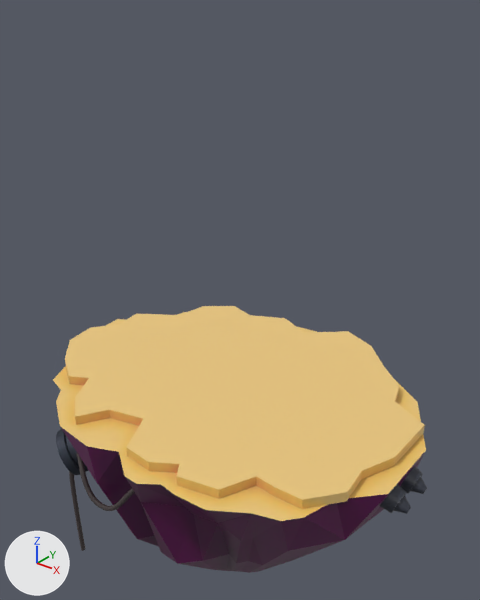
The glTF model client/public/models/cyberpunk-bar-3.glb as it was, and as the next commit left it.
Before and after are seen from a camera (50 mm lens) standing at (1.34, -1.66, 1.31) and looking at (-0.09, 0.12, 0.21). The axes (+X, +Y, +Z) are drawn at lower left. The lights are the same throughout. The picture after the commit comes second. Where no turn or scale is listed for an object, it has been applied to the vertices.
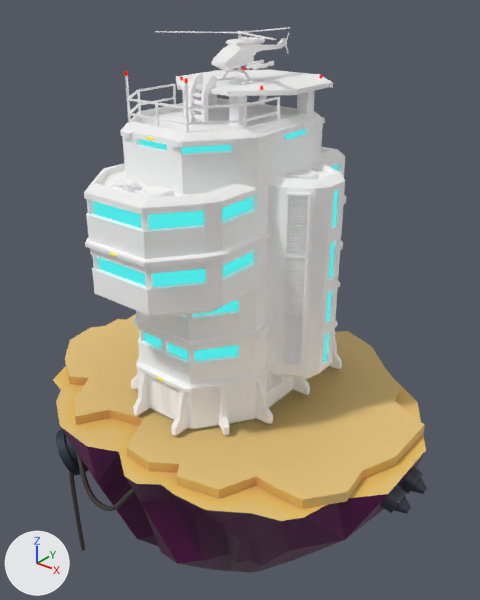
The newer file is also turned or shifted as a whole; pictures and numbers use the older file's frame.

What differs and where, as boxes (x1, y1, x2, y2) in the pictures (480 x 600 px):
'Cube.060', added: after (84, 67, 346, 436)
    faces in mat_high_building_2: (84, 70, 346, 436)
    faces in mat_high_building_2_light: (93, 67, 338, 381)
'Cube.038', added: after (155, 27, 290, 85)

The change, as a diff of the scene's bpy script:
```diff
--- a/client/public/models/cyberpunk-bar-3.glb.py
+++ b/client/public/models/cyberpunk-bar-3.glb.py
@@ img_high_building_2_light @@
+img_high_building_2_light = load_image('High building_2_light', '_unpacked/High_building_2_light', 512, 512, 'sRGB')
@@ mat_helicopter_military @@
+mat_helicopter_military = principled_material('Helicopter military')
+mat_helicopter_military.base_color = (1.0, 1.0, 1.0)  # white #ffffff
+mat_helicopter_military.metallic = 1.0
+mat_helicopter_military.roughness = 1.0
@@ mat_high_building_2 @@
+mat_high_building_2 = bpy.data.materials.new('High building_2_')
+mat_high_building_2.use_nodes = True; mat_high_building_2.node_tree.nodes.clear()
+_N = mat_high_building_2.node_tree.nodes; _L = mat_high_building_2.node_tree.links
+n0 = _N.new('ShaderNodeBsdfPrincipled'); n0.name = 'Principled BSDF'
+n0.inputs[1].default_value = 1.0  # 'Metallic'
+n0.inputs[2].default_value = 1.0  # 'Roughness'
+n1 = _N.new('ShaderNodeOutputMaterial'); n1.name = 'Material Output'
+n2 = _N.new('ShaderNodeVertexColor'); n2.name = 'Color Attribute'
+_L.new(n0.outputs[0], n1.inputs[0])  # 'BSDF' to 'Surface'
+_L.new(n2.outputs[0], n0.inputs[0])  # 'Color' to 'Base Color'
@@ mat_high_building_2_light @@
+mat_high_building_2_light = bpy.data.materials.new('High building_2_light')
+# colours: black #000000, mixed with the vertex colours
+# uses the picture img_high_building_2_light
@@ me_cube_007 @@
+me_cube_007.from_pydata(...)  # 1545 vertices, 3015 faces; spans x -0.239..0.244, y -0.165..0.261, z -0.007..0.144
+me_cube_007.materials.append(mat_helicopter_military)  # white #ffffff
@@ me_cube_111 @@
+me_cube_111.from_pydata(...)  # 5062 vertices, 6011 faces; spans x -0.415..0.415, y -0.603..0.354, z -0.001..1.155
+# faces by material slot: [5839, 172]
+me_cube_111.materials.append(mat_high_building_2)
+me_cube_111.materials.append(mat_high_building_2_light)
@@ ob_cube_038 @@
+ob_cube_038 = bpy.data.objects.new('Cube.038', me_cube_007)
+ob_cube_038.location = (-0.089, 0.138, 1.014)
@@ ob_cube_060 @@
+ob_cube_060 = bpy.data.objects.new('Cube.060', me_cube_111)
+ob_cube_060.location = (-0.086, 0.124, -0.091)
```
